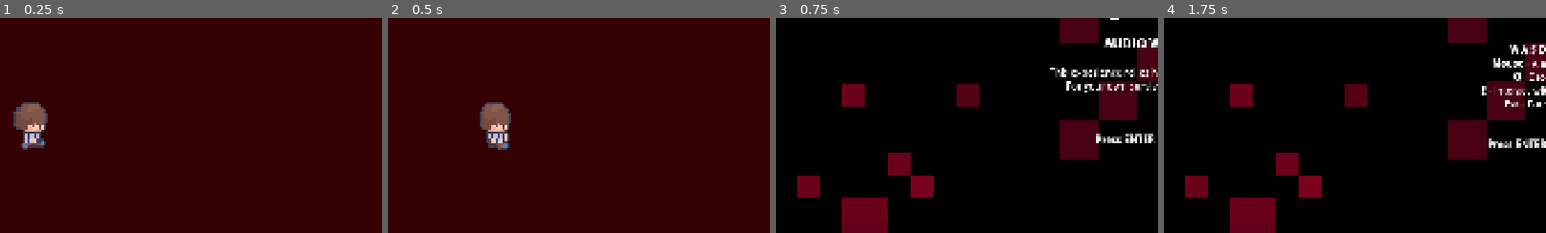
Above: before the commit, frames 1-4 (left to right).
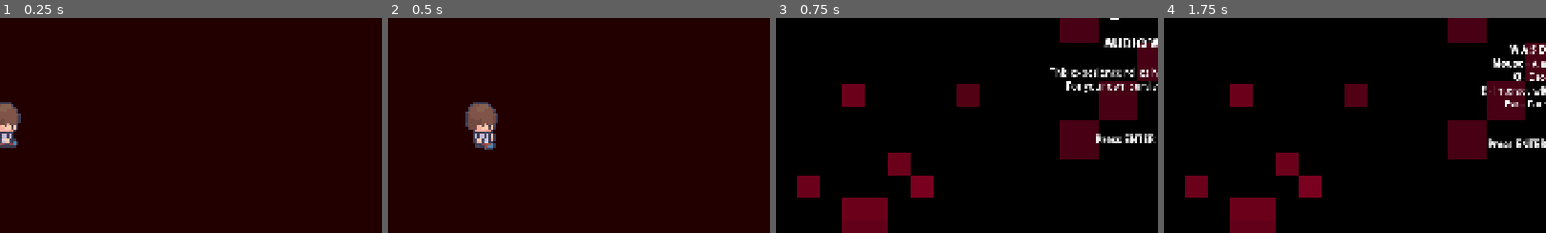
Above: after the commit, the same moments.

Repository: davidantunes23/dj_prototype
Game: Godot game, scene res://scenes/map/intro_screen.tscn
Same seed, same stepped clock (60 frames per second), same inputs: the game is played once before the commit and once after it.
Inputs (mouse positions are % of the whole screen's width and height, from its top left):
- Up to frame 1 (0.25 s): no input
- Up to frame 2 (0.5 s): no input
- Up to frame 3 (0.75 s): tap Enter (ui_accept) at 0.5 s; move the mouse to (72, 45) at 0.52 s; hold D (move_right) from 0.53 s (still down); tap Q (drop) at 0.6 s
- Up to frame 4 (1.75 s): tap Enter (ui_accept) at 0.77, 1.52 s; move the mouse to (30, 55) at 1.27 s; release D (move_right) at 1.28 s; hold S (move_down) from 1.28 s (still down); tap E (interact) at 1.35 s
The pictures show only the part of the screen within x 0-50%, y 33-83%; the shares and areas given below are measured in that part.

The runs differ from the first frame. In frame 1, 2.3% of the frame differs, in the area x 0-13%, y 39-62%; in frame 2, 1.9%; in frame 3, nothing differs; in frame 4, nothing differs.

Commit message:
Fixed intro characters positions

Diff:
--- a/scenes/map/intro_screen.tscn
+++ b/scenes/map/intro_screen.tscn
@@ -766,7 +766,7 @@
 }]
 
 [sub_resource type="Animation" id="Animation_q45vd"]
-length = 0.001
+length = 5.0
 tracks/0/type = "value"
 tracks/0/imported = false
 tracks/0/enabled = true
@@ -841,7 +841,7 @@
 "times": PackedFloat32Array(0, 3),
 "transitions": PackedFloat32Array(1, 1),
 "update": 0,
-"values": [Vector2(-100, 664), Vector2(2200, 664)]
+"values": [Vector2(-200, 664), Vector2(2500, 664)]
 }
 tracks/1/type = "value"
 tracks/1/imported = false
@@ -853,7 +853,7 @@
 "times": PackedFloat32Array(0.5, 3.5),
 "transitions": PackedFloat32Array(1, 1),
 "update": 0,
-"values": [Vector2(-100, 698), Vector2(2000, 698)]
+"values": [Vector2(-200, 698), Vector2(2200, 698)]
 }
 tracks/2/type = "value"
 tracks/2/imported = false
@@ -914,7 +914,7 @@
 anchor_bottom = 1.0
 grow_horizontal = 2
 grow_vertical = 2
-color = Color(0.20818293, 0, 0.005336804, 1)
+color = Color(0.13609523, 1.0603806e-07, 0.0018247421, 1)
 
 [node name="TextureRect" type="TextureRect" parent="." unique_id=844799365]
 modulate = Color(1, 1, 1, 0)
